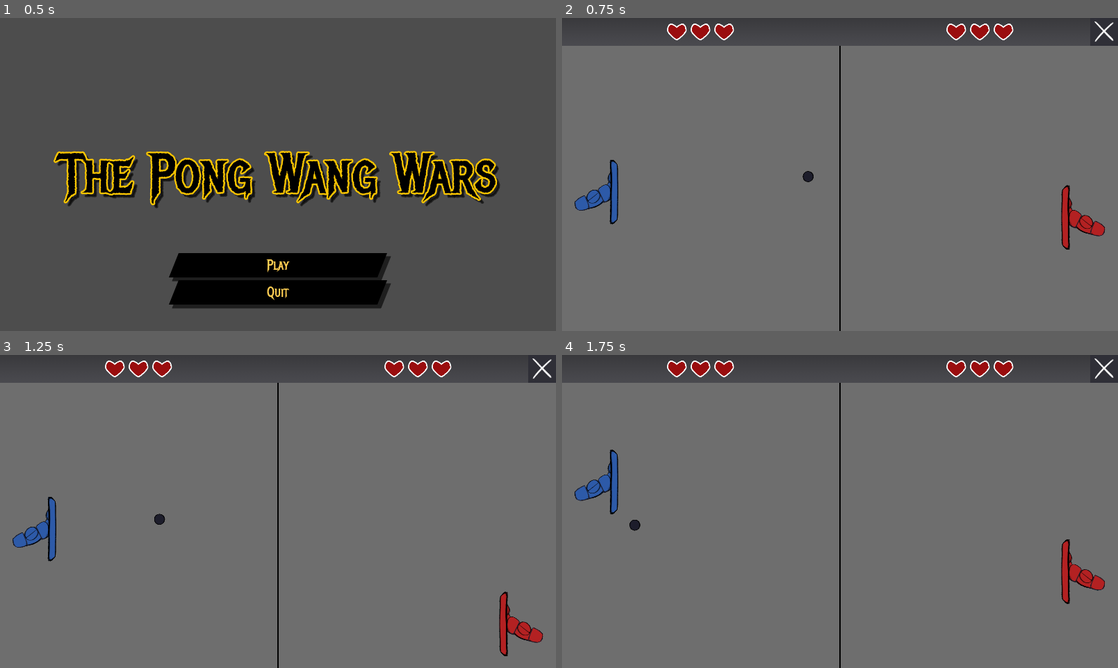
Above: before the commit, frames 1-4 (two rows, left to right).
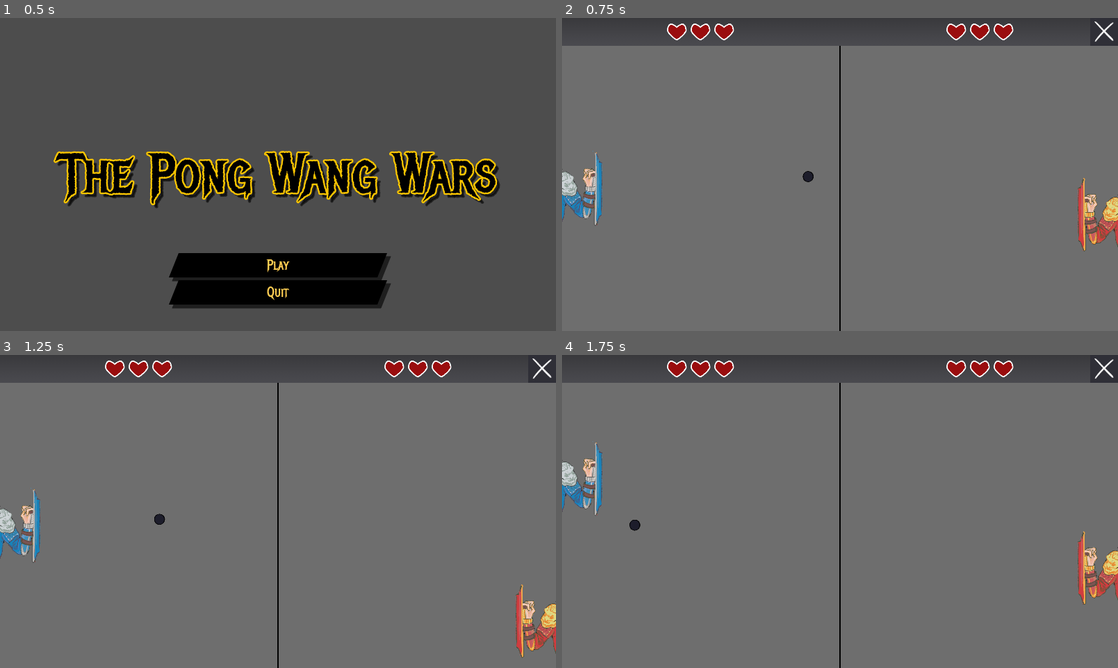
Above: after the commit, the same moments.

Repository: parrotwise/gmtk26-pong
Game: Godot game, scene res://Menu/main_menu.tscn
Same seed, same stepped clock (60 frames per second), same inputs: the game is played once before the commit and once after it. Sound files missing from this copy of the repository are replaced by a short silence.
Inputs:
- Up to frame 1 (0.5 s): no input
- Up to frame 2 (0.75 s): click "Play" at 0.5 s
- Up to frame 3 (1.25 s): no input
- Up to frame 4 (1.75 s): hold Up (ui_up) from 1.28 s (still down)

Frame 1 is identical in both runs. In frame 2, 2.7% of the frame differs, in the area x 0-100%, y 42-75%; in frame 3, 2.7%; in frame 4, 2.7%.

Commit message:
Update Player/Opponent placeholder sprites and the corresponding collision shapes

Diff:
--- a/Scenes/game_scene.tscn
+++ b/Scenes/game_scene.tscn
@@ -17,7 +17,8 @@
 bg_color = Color(0, 0, 0, 1)
 
 [sub_resource type="CapsuleShape2D" id="CapsuleShape2D_662lt"]
-height = 104.0
+radius = 6.0
+height = 106.0
 
 [sub_resource type="CircleShape2D" id="CircleShape2D_ikfsv"]
 radius = 9.0
@@ -71,7 +72,7 @@
 grow_vertical = 2
 
 [node name="Player" type="CharacterBody2D" parent="Battlefield/Objects" unique_id=1821175186]
-position = Vector2(50, 250)
+position = Vector2(32, 250)
 script = ExtResource("2_1ixah")
 
 [node name="Canvas" type="CanvasGroup" parent="Battlefield/Objects/Player" unique_id=1584502315]
@@ -81,11 +82,11 @@
 texture = ExtResource("3_rgj8m")
 
 [node name="Collider" type="CollisionShape2D" parent="Battlefield/Objects/Player" unique_id=1432668304]
-position = Vector2(23, -1)
+position = Vector2(20, 0)
 shape = SubResource("CapsuleShape2D_662lt")
 
 [node name="Opponent" type="StaticBody2D" parent="Battlefield/Objects" unique_id=969242786]
-position = Vector2(750, 250)
+position = Vector2(768, 250)
 script = ExtResource("4_1ixah")
 
 [node name="Canvas" type="CanvasGroup" parent="Battlefield/Objects/Opponent" unique_id=947483694]
@@ -94,8 +95,8 @@
 scale = Vector2(0.25, 0.25)
 texture = ExtResource("5_2fmhe")
 
-[node name="Collider" type="CollisionShape2D" parent="Battlefield/Objects/Opponent" unique_id=212331946]
-position = Vector2(-24, -1)
+[node name="Collider" type="CollisionShape2D" parent="Battlefield/Objects/Opponent" unique_id=441312096]
+position = Vector2(-21, 0)
 shape = SubResource("CapsuleShape2D_662lt")
 
 [node name="Ball" type="Area2D" parent="Battlefield/Objects" unique_id=1288001104]
--- a/project.godot
+++ b/project.godot
@@ -26,6 +26,7 @@
 
 window/size/viewport_width=800
 window/size/viewport_height=450
+window/size/borderless=true
 window/stretch/mode="viewport"
 
 [physics]
Not shown: 1 places in Scenes/game_scene.tscn that only renumber resources
Binary file changed: Sprites/p1_placeholder.png
Not shown, changed: Sprites/p1_placeholder.png.import
Binary file changed: Sprites/p2_placeholder.png
Not shown, changed: Sprites/p2_placeholder.png.import
